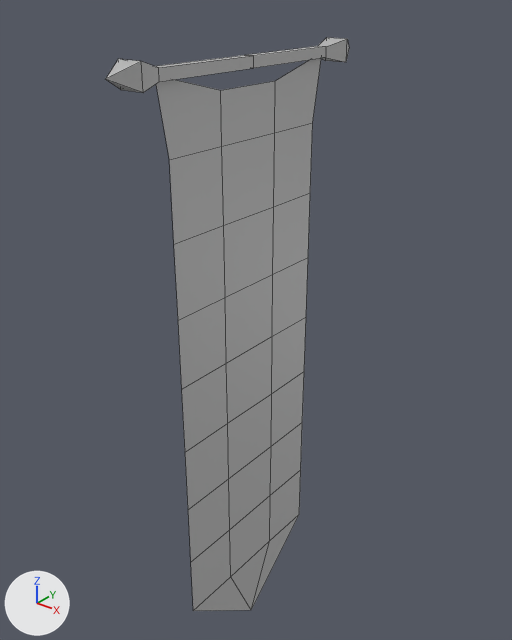
A saved change to the FBX model PP_Rollin/Assets/Assets/DecoElements/Flag/Material/SM_Flag.fbx.
Both versions are drawn from a 50 mm camera at (1.75, -2.13, 3.01) aimed at (-0.15, 0.25, 1.53). The lights are fixed; the arrows at lower left show +X, +Y and +Z. Mesh edges are drawn as thin lines. Where no turn or scale is listed for an object, it has been applied to the vertices.

The scene before the commit, as lines of its bpy script (objects in view):
```python
me_mesh = bpy.data.meshes.new('Mesh')
me_mesh.from_pydata(...)  # 37 vertices, 27 faces; spans x 0.0, y -0.48..0.48, z -1.38..1.38
me_mesh.materials.append(mat_lambert1)  # grey #bcbcbc
me_mesh_001 = bpy.data.meshes.new('Mesh.001')
me_mesh_001.from_pydata(...)  # 26 vertices, 26 faces; spans x -0.067..0.067, y -0.663..0.663, z -0.046..0.046
me_mesh_001.materials.append(mat_lambert1)  # grey #bcbcbc
ob_barre = bpy.data.objects.new('Barre', me_mesh_001)
ob_barre.location = (0.014, 0.0, 2.726)
ob_flag = bpy.data.objects.new('Flag', me_mesh)
ob_flag.location = (0.014, 0.0, 1.338)
```
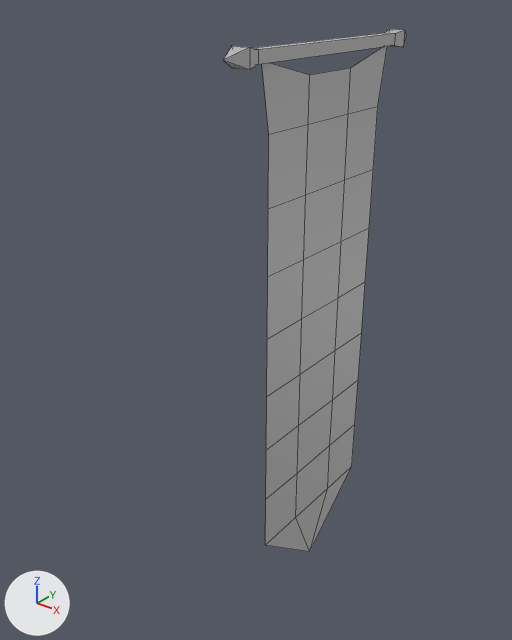
What differs and where, as boxes (x1, y1, x2, y2) in the pictures (512 x 640 px):
'Flag', deleted
    before: (156, 58, 321, 611)
'Tissu', added
    after: (262, 46, 387, 552)
'Barre', reshaped, moved (25% narrower, 25% shorter)
    before: (106, 38, 349, 93)
    after: (223, 29, 406, 70)
part 1 of me_mesh_001, deleted
    before: (106, 38, 349, 93)
part 2 of me_mesh_001, added
    after: (223, 29, 406, 70)

The change in detail:
me_mesh_001 is used by ob_barre; location (0.014, 0.0, 2.726).
me_mesh_001 had 26 vertices, 26 faces and spanned x -0.067..0.067, y -0.663..0.663, z -0.046..0.046.
me_mesh_001 now has 18 vertices, 20 faces and spans x -0.041..0.041, y -0.13..1.228, z 2.7..2.776.
me_mesh_001 part 1: the whole mesh is rebuilt.
Part 2, on me_mesh_001:
18 vertices are added at x -0.041..0.041, y -0.13..1.228, z 2.7..2.776.
20 new faces join them.
Mesh me_mesh_1 is new.
It has 37 vertices, 27 faces and spans x 0.01, y 0.07..1.02, z -0.05..2.72.
It uses material mat_lambert1 (grey #bcbcbc).
Object 'Barre' (ob_barre) moves from (0.014, 0.0, 2.726) to (0.0, 0.0, 0.0).
Object 'Flag' (ob_flag) is deleted.
Object 'Tissu' (ob_tissu) is new; it shows me_mesh_1.
Its location is (0.0, 0.0, 0.0).
